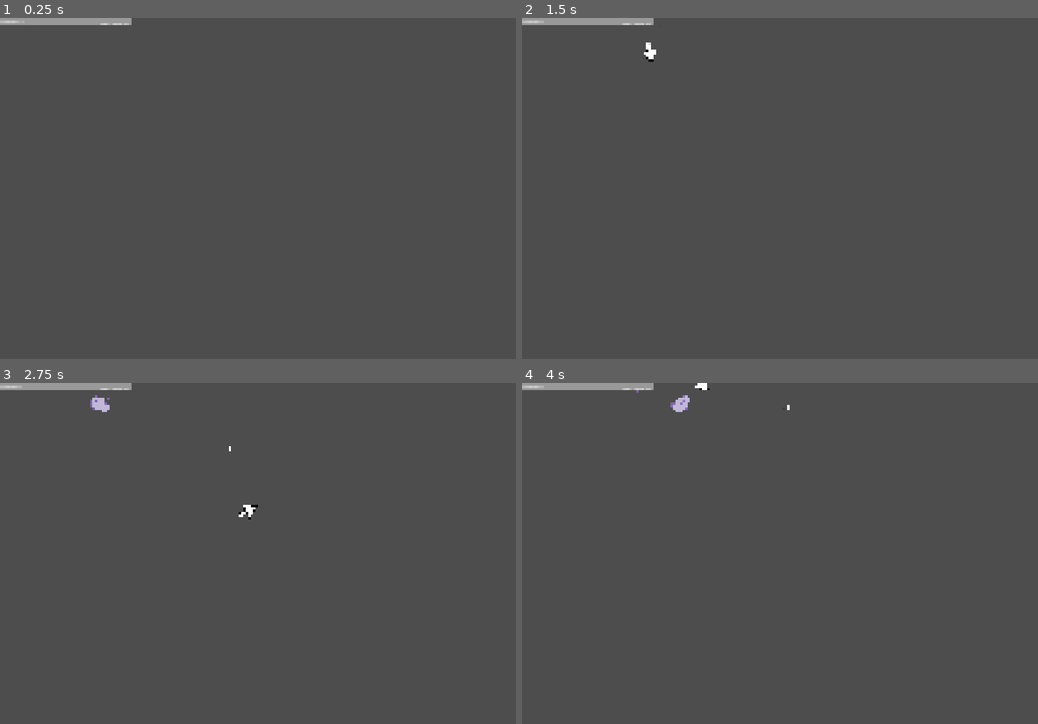
Above: before the commit, frames 1-4 (two rows, left to right).
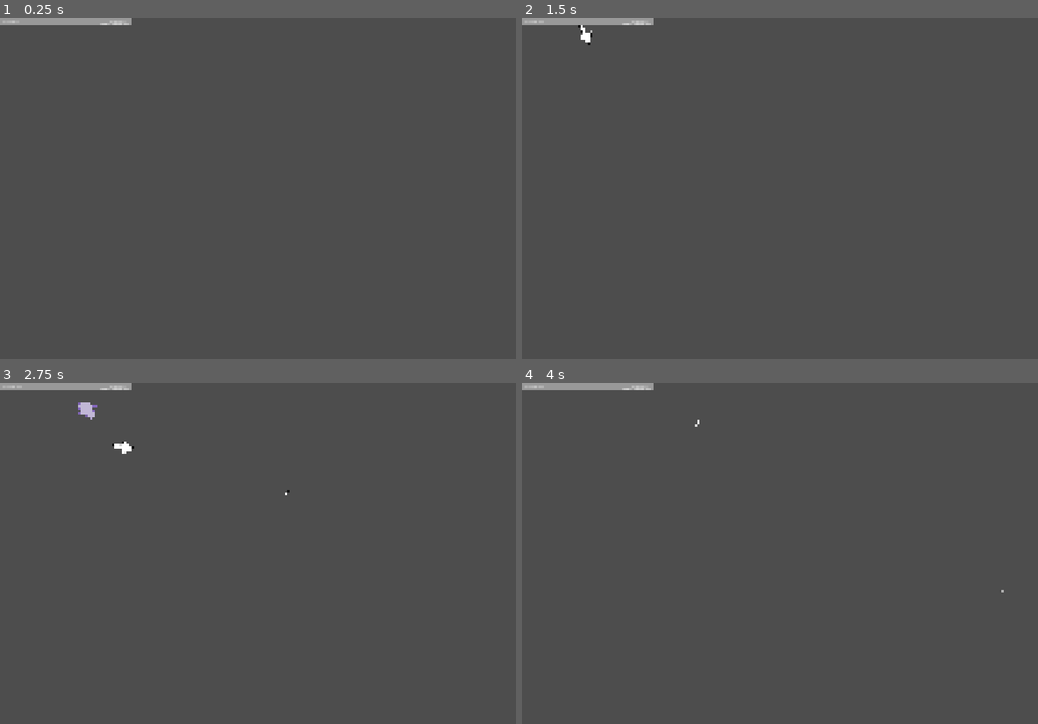
Above: after the commit, the same moments.

Repository: HaroldHuynh/2026GameJam
Game: Godot game, scene res://player/player_test_level.tscn
Same seed, same stepped clock (60 frames per second), same inputs: the game is played once before the commit and once after it.
Inputs (mouse positions are in pixels of both pictures, inside the frame that each line leads up to):
- Up to frame 1 (0.25 s): no input
- Up to frame 2 (1.5 s): tap Enter at 0.5 s; move the mouse to (893, 171) at 0.52 s; hold D (right) 0.53-1.28 s; hold Enter 0.53-1.28 s; tap Space (attack) at 1.25, 1.35 s; move the mouse to (676, 205) at 1.27 s; hold S (down) from 1.28 s (still down)
- Up to frame 3 (2.75 s): tap Enter at 1.55 s; move the mouse to (309, 478) at 2.02 s; release S (down) at 2.03 s; hold D (right) from 2.03 s (still down); hold Enter from 2.03 s (still down)
- Up to frame 4 (4 s): move the mouse to (754, 621) at 2.77 s; release D (right) at 2.78 s; release Enter at 2.78 s; hold W (up) 2.78-3.53 s; tap Enter at 2.85 s; move the mouse to (934, 604) at 3.52 s; hold A (left) from 3.53 s (still down); hold Enter from 3.53 s (still down); tap Space (attack) at 3.6 s

The runs differ from the first frame. In frame 1, less than 0.1% of the frame differs, in the area x 0-24%, y 0-2%; in frame 2, 0.2%; in frame 3, 0.4%, in the area x 0-57%, y 0-41%; in frame 4, 0.2%.

Commit message:
level up works now

Diff:
--- a/player/bullet_0.gd
+++ b/player/bullet_0.gd
@@ -1,7 +1,7 @@
 extends Area2D
 
 var direction : Vector2
-var speed : int = 500
+var speed : int = 1000
 var damage : int = 1
 
 # Called when the node enters the scene tree for the first time.
--- a/player/hud.tscn
+++ b/player/hud.tscn
@@ -24,6 +24,7 @@
 text = "Update Progress: 0%"
 
 [node name="LevelLabel" type="Label" parent="." unique_id=1242894387]
+offset_left = 638.0
 offset_top = 4.0
 offset_right = 745.0
 offset_bottom = 27.0
--- /dev/null
+++ b/player/level_up_window.gd
@@ -0,0 +1,10 @@
+extends CanvasLayer
+
+func _on_button_pressed() -> void:
+	get_parent().damageUp()
+
+func _on_button_4_pressed() -> void:
+	get_parent().healthUp()
+
+func _on_button_5_pressed() -> void:
+	get_parent().speedUp()
--- a/player/level_up_window.tscn
+++ b/player/level_up_window.tscn
@@ -1,5 +1,6 @@
 [gd_scene format=3 uid="uid://ly1s4rhvrcxn"]
 
+[ext_resource type="Script" uid="uid://b2g6vjk2r516w" path="res://player/level_up_window.gd" id="1_cuqqv"]
 [ext_resource type="Texture2D" uid="uid://dwavme86ocbdr" path="res://player/levelupwindow.png" id="1_tmwq4"]
 
 [sub_resource type="StyleBoxTexture" id="StyleBoxTexture_rkikn"]
@@ -15,6 +16,8 @@
 bg_color = Color(0, 0.5921569, 0.22745098, 1)
 
 [node name="LevelUpWindow" type="CanvasLayer" unique_id=251276580]
+process_mode = 3
+script = ExtResource("1_cuqqv")
 
 [node name="Panel" type="Panel" parent="." unique_id=1246729210]
 anchors_preset = -1
@@ -97,3 +100,7 @@
 theme_override_font_sizes/font_size = 60
 text = "+ATK Speed
 +Move Speed"
+
+[connection signal="pressed" from="Button" to="." method="_on_button_pressed"]
+[connection signal="pressed" from="Button4" to="." method="_on_button_4_pressed"]
+[connection signal="pressed" from="Button5" to="." method="_on_button_5_pressed"]
--- a/player/player_test_level.gd
+++ b/player/player_test_level.gd
@@ -25,12 +25,12 @@
 	level = 0
 	atkSpeed = 0.5
 	damage = 1
-	moveSpeed = 1000
+	moveSpeed = 500
 	$player.speed = moveSpeed
 	$player.atkSpeed = atkSpeed
 	$BulletManager.damage = damage
 	$player.reset()
-	$Hud/HPLabel.text = "Memory: " + str(int((hp / maxHP) * 100)) + "%"
+	$Hud/HPLabel.text = "Memory: " + str(100 - int((hp / maxHP) * 100)) + "%"
 	$Hud/EXPLabel.text = "Update Progress: " + str(exp) + "%"
 	$Hud/LevelLabel.text = "Windows 1." + str(level)
 	$GameOver.hide()
@@ -43,7 +43,7 @@
 
 func _on_enemy_spawner_hit_p() -> void:
 	hp -= 1
-	$Hud/HPLabel.text = "Memory: " + str(int((hp / maxHP) * 100)) + "%"
+	$Hud/HPLabel.text = "Memory: " + str(100 - int((hp / maxHP) * 100)) + "%"
 	if hp <= 0:
 		get_tree().paused = true
 		$GameOver.show()
@@ -58,5 +58,35 @@
 func levelUp():
 	get_tree().paused = true
 	$LevelUpWindow.show()
+
+
+
+func damageUp():
+	$BulletManager.damage += 1
+	get_tree().paused = false
+	$LevelUpWindow.hide()
 	level += 1
 	$Hud/LevelLabel.text = "Windows 1." + str(level)
+	exp = 0
+	$Hud/EXPLabel.text = "Update Progress: " + str(exp) + "%"
+
+func healthUp():
+	maxHP += 5
+	hp += 5
+	$Hud/HPLabel.text = "Memory: " + str(100 - int((hp / maxHP) * 100)) + "%"
+	get_tree().paused = false
+	$LevelUpWindow.hide()
+	level += 1
+	$Hud/LevelLabel.text = "Windows 1." + str(level)
+	exp = 0
+	$Hud/EXPLabel.text = "Update Progress: " + str(exp) + "%"
+
+func speedUp():
+	$player.speed = $player.speed * 1.1
+	$player.atkSpeed = $player.atkSpeed * 0.75
+	get_tree().paused = false
+	$LevelUpWindow.hide()
+	level += 1
+	$Hud/LevelLabel.text = "Windows 1." + str(level)
+	exp = 0
+	$Hud/EXPLabel.text = "Update Progress: " + str(exp) + "%"
Not shown, added: player/level_up_window.gd.uid
